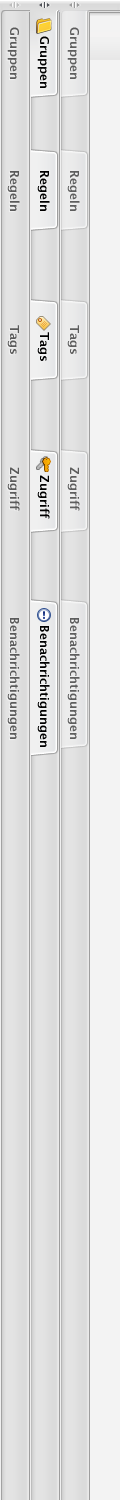
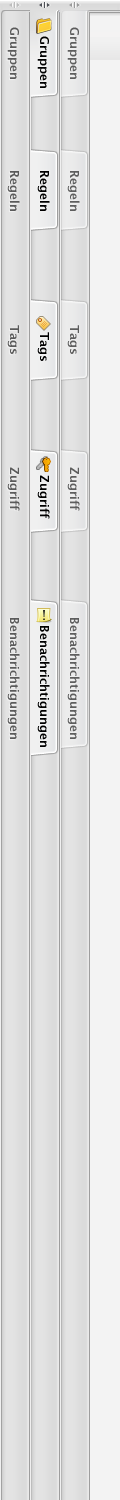
Layered file, before and after one edit (w=120, h=1500). Changes by layer:
added layer "Shape 1 copy 2" (1st of 2, in "Selected" › "words copy") in group "words copy" over [left=36, top=608, right=52, bottom=623]
hid "Layer 19" over [left=37, top=608, right=51, bottom=622]
